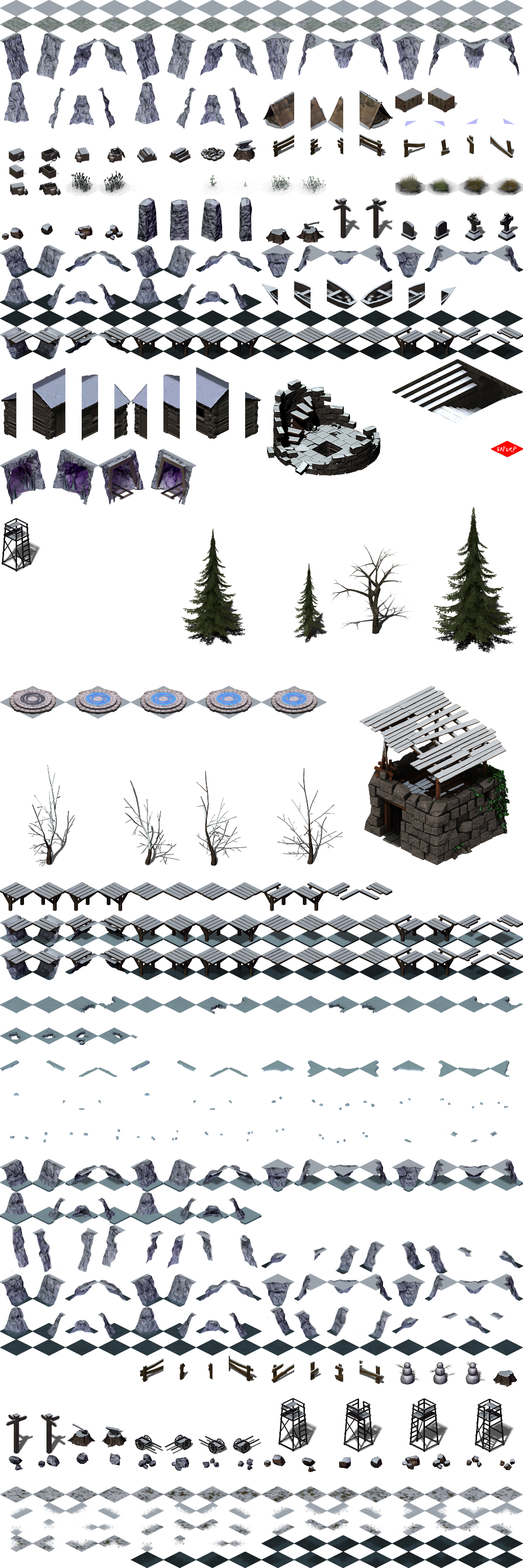
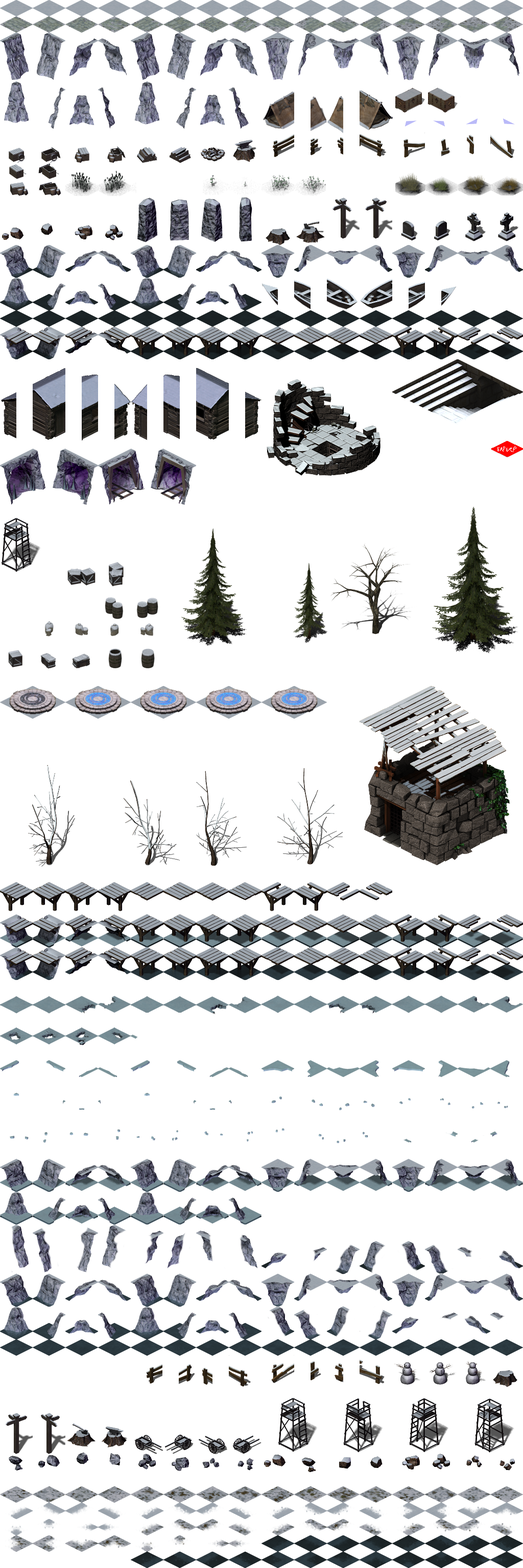
Revision of a layered 523 × 1568 image; what changed, layer by layer:
painted on "snowplains_tileset_final.png" over [8, 367, 257, 1387]
